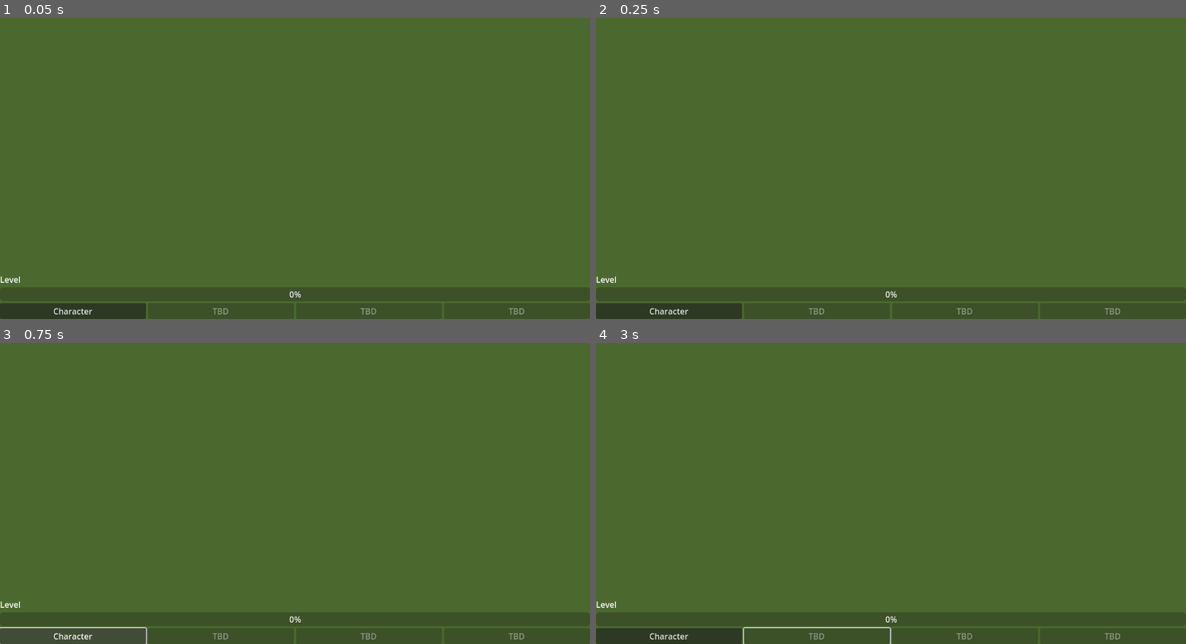
Above: before the commit, frames 1-4 (two rows, left to right).
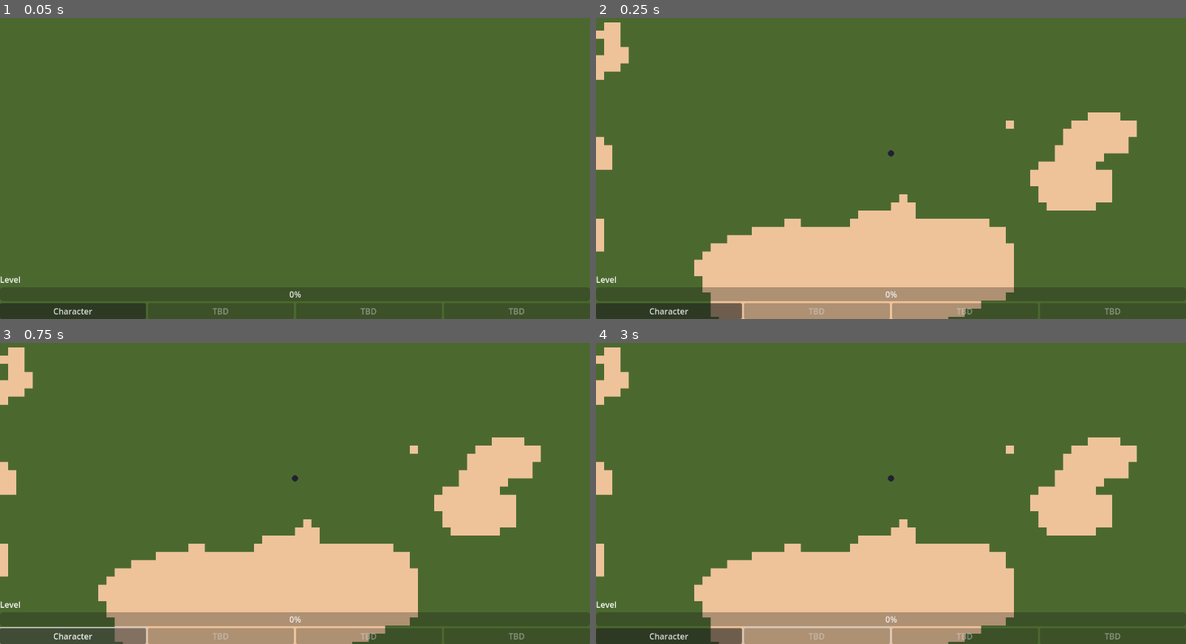
Above: after the commit, the same moments.

Repository: adufou/auto-arpg
Game: Godot game, scene res://root.tscn
Same seed, same stepped clock (60 frames per second), same inputs: the game is played once before the commit and once after it.
Inputs (mouse positions are in pixels of both pictures, inside the frame that each line leads up to):
- Up to frame 1 (0.05 s): no input
- Up to frame 2 (0.25 s): no input
- Up to frame 3 (0.75 s): click "Character" at 0.5 s
- Up to frame 4 (3 s): click "Character" at 1.25 s; click "Character" at 2 s; tap Enter at 2.75 s; move the mouse to (1020, 460) at 2.77 s; tap Tab at 2.85 s; click (1020, 460) at 2.92 s

Frame 1 is identical in both runs. In frame 2, 21% of the frame differs, in the area x 0-92%, y 1-100%; in frame 3, 21%; in frame 4, 21%.

Commit message:
feat: player is placed at the center

Diff:
--- a/autoload/player_manager/player_manager.gd
+++ b/autoload/player_manager/player_manager.gd
@@ -1,3 +1,3 @@
 extends Node
 
-var player: Node = null
+var player: Player = null
--- a/autoload/player_manager/player_manager.tscn
+++ b/autoload/player_manager/player_manager.tscn
@@ -1,3 +1,6 @@
-[gd_scene format=3 uid="uid://ccto82uc8m03h"]
+[gd_scene load_steps=2 format=3 uid="uid://ccto82uc8m03h"]
+
+[ext_resource type="Script" uid="uid://covtsaqsov3kf" path="res://autoload/player_manager/player_manager.gd" id="1_u0x4n"]
 
 [node name="PlayerManager" type="Node"]
+script = ExtResource("1_u0x4n")
--- a/modules/player/player.gd
+++ b/modules/player/player.gd
@@ -1 +1,2 @@
 extends PhysicalBodyBase
+class_name Player
--- a/modules/world/world.gd
+++ b/modules/world/world.gd
@@ -3,6 +3,7 @@
 @export var navigation_region_2d: NavigationRegion2D
 @export var gaea_generator: GaeaGenerator
 @export var mob_spawner_scene: PackedScene
+@export var player_scene: PackedScene
 @export var player_margin: float = 3.0
 @export var mob_player_min_distance: float = 16.0
 
@@ -49,7 +50,7 @@
 	spawn_mobs()
 
 func get_world_size() -> Vector2:
-	var size_3d = gaea_generator.world_size
+	var size_3d = gaea_generator.world_size * get_tile_size()
 	return Vector2(size_3d.x, size_3d.y)
 
 func get_tile_size() -> float:
@@ -81,10 +82,15 @@
 	add_child(static_body)
 
 func place_player_on_edge():
-	print_debug('Place player on edge')
+	print_debug('Place player on edge -- TODO')
+	var player: Player = player_scene.instantiate()
+	add_child(player)
+
+	PlayerManager.player = player
+	PlayerManager.player.position = Vector2(get_world_size().x/2, get_world_size().y/2)
 
 func spawn_mobs():
-	print_debug('spawn mobs')
+	print_debug('spawn mobs -- TODO')
 
 func wait_for_navigation_map_ready() -> void:
 	if not navigation_region_2d:
--- a/modules/world/world.tscn
+++ b/modules/world/world.tscn
@@ -2,12 +2,10 @@
 
 [ext_resource type="Script" uid="uid://bkp17hil00xqd" path="res://modules/world/world.gd" id="1_036b0"]
 [ext_resource type="Script" uid="uid://d4feanreabm81" path="res://addons/gaea/nodes/generator.gd" id="2_dwbse"]
+[ext_resource type="PackedScene" uid="uid://bftqx2ftpjdiy" path="res://modules/player/player.tscn" id="2_k621k"]
 [ext_resource type="Resource" uid="uid://bl13txgdfm6gh" path="res://modules/terrain_generation/gaea_graph.tres" id="3_pkg7o"]
 [ext_resource type="Script" uid="uid://b4x16tyyfihmb" path="res://addons/gaea/nodes/renderers/tilemap_renderer.gd" id="4_gbfbk"]
 [ext_resource type="TileSet" uid="uid://dd5ycdeimb7y8" path="res://modules/terrain_generation/tile_set.tres" id="5_ioo17"]
-
-[sub_resource type="Resource" id="Resource_j0eu5"]
-metadata/__load_path__ = "res://modules/mob_spawner/mob_spawner.tscn"
 
 [sub_resource type="NavigationPolygon" id="NavigationPolygon_28aoi"]
 
@@ -15,7 +13,7 @@
 script = ExtResource("1_036b0")
 navigation_region_2d = NodePath("NavigationRegion2D")
 gaea_generator = NodePath("GaeaGenerator")
-mob_spawner_scene = SubResource("Resource_j0eu5")
+player_scene = ExtResource("2_k621k")
 metadata/_edit_lock_ = true
 
 [node name="GaeaGenerator" type="Node" parent="."]
Not shown, changed: addons/godot_gameplay_systems/turn_based/nodes/TurnSubscriber.gd
